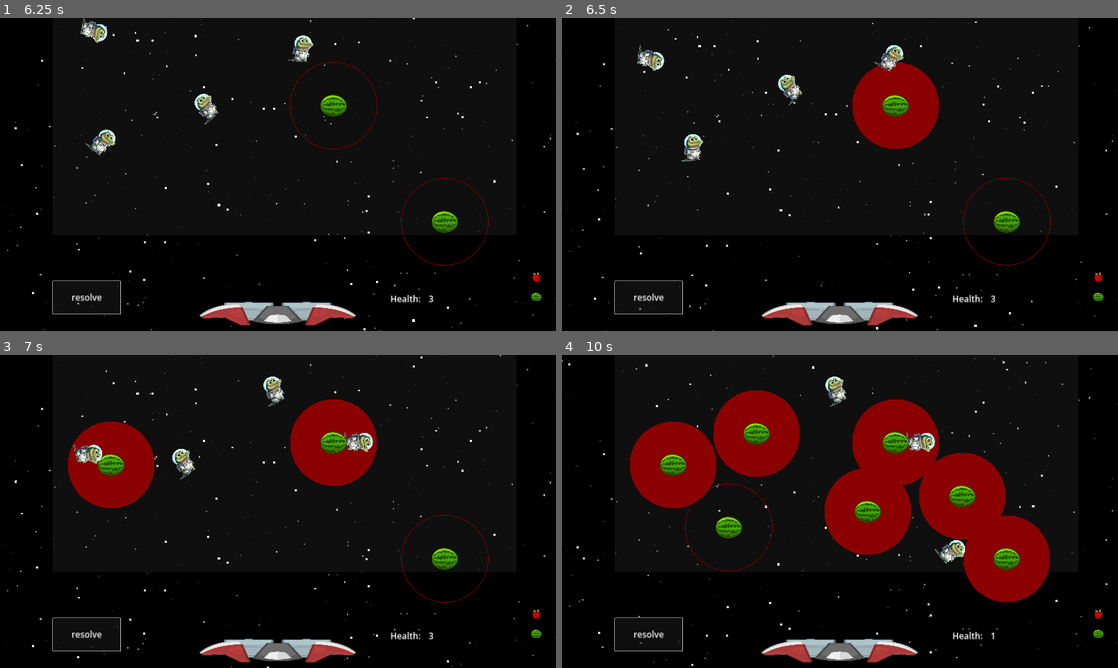
Above: before the commit, frames 1-4 (two rows, left to right).
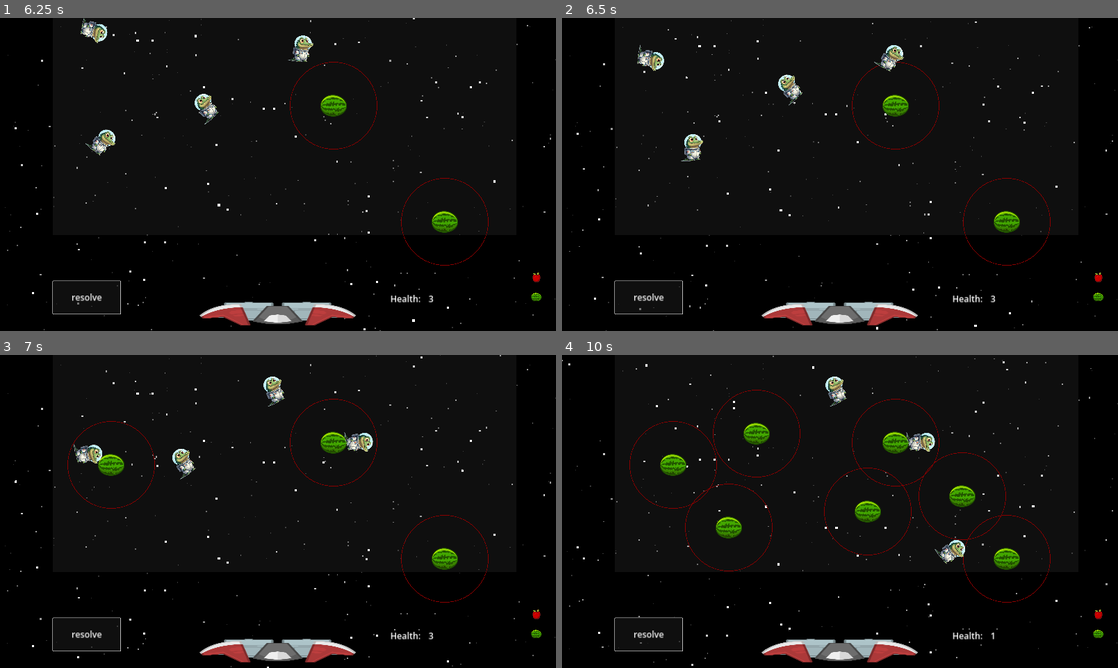
Above: after the commit, the same moments.

Repository: moby-it/cosmic-jack
Game: Godot game, scene res://scenes/main.tscn
Two runs of this game, one before a commit and one after it. Both use one fixed random seed, a clock stepped at 60 frames per second and the inputs below.
Inputs (mouse positions are in pixels of both pictures, inside the frame that each line leads up to):
- Up to frame 1 (6.25 s): click "resolve" at 0.5 s; click "resolve" at 1.25 s; click "resolve" at 2 s; move the mouse to (539, 277) at 2.77 s; click (539, 277) at 2.92 s; move the mouse to (533, 296) at 3.52 s; click (533, 296) at 3.67 s; move the mouse to (333, 105) at 4.27 s; click (333, 105) at 4.42 s; move the mouse to (250, 237) at 5.02 s; click (250, 237) at 5.17 s; move the mouse to (444, 221) at 5.77 s; click (444, 221) at 5.92 s
- Up to frame 2 (6.5 s): no input
- Up to frame 3 (7 s): move the mouse to (111, 464) at 6.52 s; click (111, 464) at 6.67 s
- Up to frame 4 (10 s): move the mouse to (867, 511) at 7.27 s; click (867, 511) at 7.42 s; move the mouse to (756, 433) at 8.02 s; click (756, 433) at 8.17 s; move the mouse to (962, 495) at 8.77 s; click (962, 495) at 8.92 s; move the mouse to (728, 527) at 9.52 s; click (728, 527) at 9.67 s

Frame 1 is identical in both runs. In frame 2, 3.1% of the frame differs, in the area x 52-68%, y 14-42%; in frame 3, 5.9%; in frame 4, 18%, in the area x 12-88%, y 11-80%.

Commit message:
added timer logic

Diff:
--- a/entities/fruits/apple.gd
+++ b/entities/fruits/apple.gd
@@ -1,5 +1,4 @@
 extends Node2D
-
 
 @export var radius: float = 100
 
@@ -19,6 +18,10 @@
 	self.modulate.a = 0.5
 
 func _on_area_2d_area_entered(area: Area2D) -> void:
-	if area.get_parent().is_in_group("enemies"):
+	if area.get_parent().is_in_group("enemies") && is_instance_valid(timer) && timer.is_stopped():
 		timer.start()
 		line.visible = true
+
+
+func _on_timer_line_timeout() -> void:
+	self.queue_free()
--- a/entities/fruits/apple.tscn
+++ b/entities/fruits/apple.tscn
@@ -10,7 +10,9 @@
 script = ExtResource("1_q66ws")
 
 [node name="TimerLine" parent="." instance=ExtResource("3_78veq")]
-position = Vector2(-93, -222)
+visible = false
+z_index = 20
+position = Vector2(-80, -117)
 
 [node name="Sprite2D" type="Sprite2D" parent="."]
 texture = ExtResource("2_sd6fq")
@@ -22,4 +24,5 @@
 [node name="CollisionShape2D" type="CollisionShape2D" parent="Area2D"]
 shape = SubResource("CircleShape2D_ajhhp")
 
+[connection signal="timeout" from="TimerLine" to="." method="_on_timer_line_timeout"]
 [connection signal="area_entered" from="Area2D" to="." method="_on_area_2d_area_entered"]
--- a/entities/fruits/timer_line.gd
+++ b/entities/fruits/timer_line.gd
@@ -1,16 +1,23 @@
 extends Node2D
 
-@export var duration: float = 2.0
+signal timeout
+
+@export var duration = 2.0
 @onready var timer = $Timer
 @onready var line = $Line2D
+@onready var initial_width = line.points[1].x
 
 # Called when the node enters the scene tree for the first time.
 func _ready() -> void:
+	print(duration)
 	timer.wait_time = duration
 
 # Called every frame. 'delta' is the elapsed time since the previous frame.
 func _process(delta: float) -> void:
-	if not timer.paused:
-		line.width -= duration / delta
-	#if line.width <= 0:
-		#self.queue_free()
+	if not timer.is_stopped():
+		var progress = timer.time_left / duration
+		line.points[1].x = initial_width * progress
+
+func _on_timer_timeout() -> void:
+		timeout.emit()
+		self.queue_free()
--- a/entities/fruits/timer_line.tscn
+++ b/entities/fruits/timer_line.tscn
@@ -6,9 +6,11 @@
 script = ExtResource("1_cauj2")
 
 [node name="Timer" type="Timer" parent="."]
+one_shot = true
 
 [node name="Line2D" type="Line2D" parent="."]
-scale = Vector2(1, 0.4)
-points = PackedVector2Array(-1, 5, 176, 4)
-closed = true
+scale = Vector2(1, 0.2)
+points = PackedVector2Array(0, 0, 100, 0)
 width = 100.0
+
+[connection signal="timeout" from="Timer" to="." method="_on_timer_timeout"]
--- a/entities/fruits/watermelon.gd
+++ b/entities/fruits/watermelon.gd
@@ -1,23 +1,28 @@
 extends Node2D
 
-@export var radius: int = 150
+@export var radius: float = 150
 
 var border_color: Color = Color.DARK_RED
 var border_width: float = 2.0
 
 @onready var collision_shape = $Area2D/CollisionShape2D
 @onready var sprite = $Sprite2D
-
-var filled = false
+@onready var timer = $TimerLine/Timer
+@onready var line = $TimerLine
 
 func _draw() -> void:
-	collision_shape.shape.radius = radius
-	draw_circle(sprite.position, radius, Color.DARK_RED, filled, 2.0)
+	collision_shape.shape.radius = radius * 10 # for some reason the radius need to be x10 in order to match the draw_circle
+	draw_circle(sprite.position, radius, border_color, false, border_width)
 
 func change_transparency():
 	self.modulate.a = 0.5
 
 func _on_area_2d_area_entered(area: Area2D) -> void:
-	if area.get_parent().is_in_group("enemies"):
-		filled = true
-		self.queue_redraw()
+	if area.get_parent().is_in_group("enemies") && is_instance_valid(timer) && timer.is_stopped():
+		timer.start()
+		line.visible = true
+
+
+func _on_timer_line_timeout() -> void:
+	# write explosion logic
+	self.queue_free()
